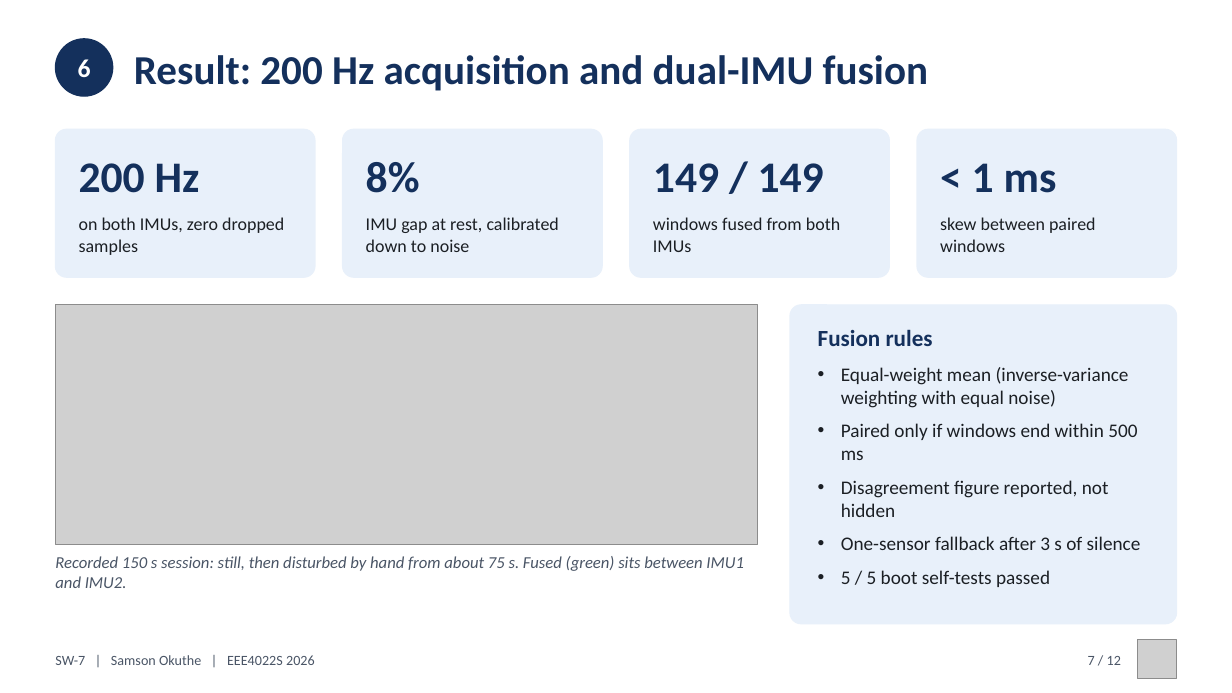
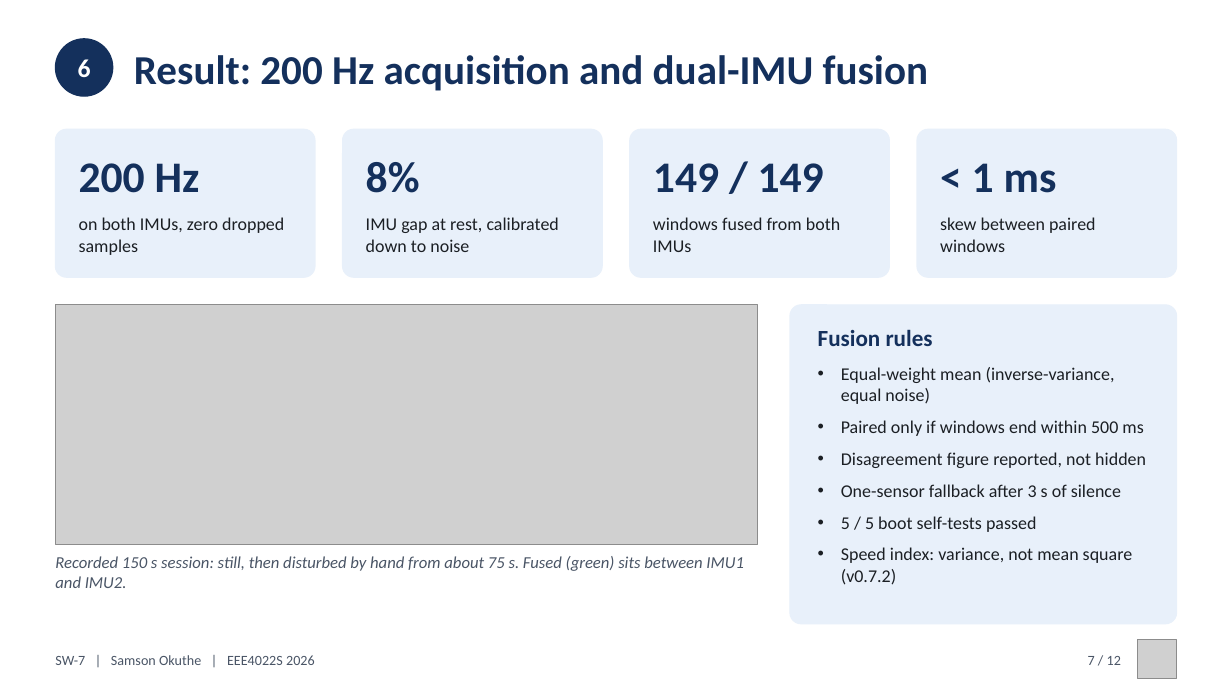
Before and after one commit to 0geder/Tukzie-HPEC-HUD, a slide deck: slide 7 of Presentation/SW7_Final_Presentation.pptx. Drawn at 1232x693 pixels with LibreOffice and Linux fonts; fonts in the diff are those of the drawing; grey boxes stand for pictures. Boxes give left, top, right and bottom in pixels: in the first picture for what was removed or moved away, otherwise in the second. Text is boxed around its words. In the diff, an @@ line names an element or a change of style, - is before the commit and + after.

```diff
--- a/Presentation/SW7_Final_Presentation.pptx
+++ b/Presentation/SW7_Final_Presentation.pptx
@@ text at bbox=[841, 367, 1115, 404]: text changed; size 15 to 14 pt @@
-• Equal-weight mean (inverse-variance weighting with equal noise)
+• Equal-weight mean (inverse-variance, equal noise)
@@ text at bbox=[841, 420, 1146, 532]: size 15 to 14 pt in "Paired only if windows end within 500 ...", "Disagreement figure reported, not hidden", "One-sensor fallback after 3 s of silence", "5 / 5 boot self-tests passed" @@
@@ text at bbox=[841, 547, 1133, 585]: paragraph added @@
+• Speed index: variance, not mean square (v0.7.2)
```
Also in this commit, not shown: 7 other slides changed, 8 other files.
